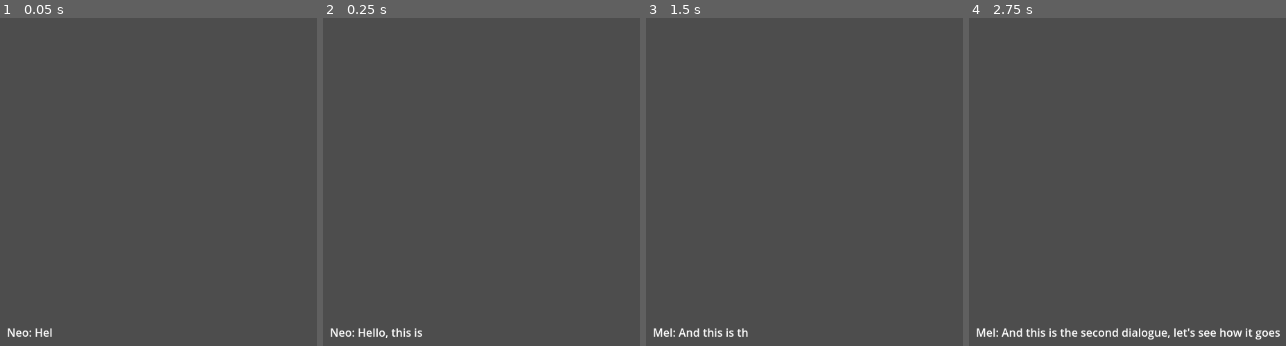
Above: before the commit, frames 1-4 (left to right).
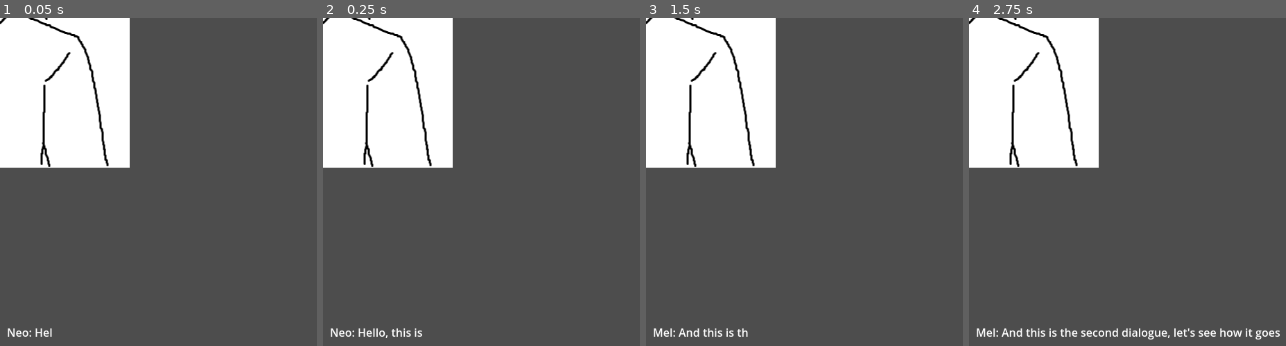
Above: after the commit, the same moments.

Repository: LuisGarrillo/Neo-Mel-vn
Game: Godot game, scene res://scenes/frames/scene_frame.tscn
Same seed, same stepped clock (60 frames per second), same inputs: the game is played once before the commit and once after it. This scene is started directly instead of the project's main scene.
Inputs:
- Up to frame 1 (0.05 s): no input
- Up to frame 2 (0.25 s): no input
- Up to frame 3 (1.5 s): tap Enter at 0.5 s; tap Space (accept) at 0.6, 1.25, 1.35 s
- Up to frame 4 (2.75 s): tap Space (accept) at 2, 2.1 s

The runs differ from the first frame. In frame 1, 19% of the frame differs, in the area x 0-42%, y 0-46%; in frame 2, 19%; in frame 3, 19%; in frame 4, 19%.

Commit message:
Set up character loading

Diff:
--- a/scenes/characters/character.tscn
+++ /dev/null
@@ -1,3 +0,0 @@
-[gd_scene format=3 uid="uid://dq7ka1wbe5eum"]
-
-[node name="Character" type="Node2D"]
--- /dev/null
+++ b/scenes/characters/test_character.tscn
@@ -0,0 +1,8 @@
+[gd_scene load_steps=2 format=3 uid="uid://dq7ka1wbe5eum"]
+
+[ext_resource type="Texture2D" uid="uid://baxlumxvjednn" path="res://assets/sprites/test_character/neo.png" id="1_fr2wn"]
+
+[node name="TestCharacter" type="Node2D"]
+
+[node name="Sprite2D" type="Sprite2D" parent="."]
+texture = ExtResource("1_fr2wn")
--- a/scenes/frames/scene_frame.tscn
+++ b/scenes/frames/scene_frame.tscn
@@ -1,7 +1,8 @@
-[gd_scene load_steps=3 format=3 uid="uid://cp6y2v7dskuwe"]
+[gd_scene load_steps=4 format=3 uid="uid://cp6y2v7dskuwe"]
 
 [ext_resource type="Script" path="res://scripts/managers/dialogue_manager.gd" id="1_dxn2e"]
 [ext_resource type="PackedScene" uid="uid://bwqniv46uwu1n" path="res://scenes/components/text_box.tscn" id="1_y0qln"]
+[ext_resource type="Script" path="res://scripts/characters/character_list.gd" id="3_w2ku7"]
 
 [node name="SceneFrame" type="Node2D"]
 
@@ -11,3 +12,4 @@
 script = ExtResource("1_dxn2e")
 
 [node name="characters" type="Node" parent="."]
+script = ExtResource("3_w2ku7")
--- /dev/null
+++ b/scripts/characters/character.gd
@@ -0,0 +1,11 @@
+extends Node2D
+class_name Character
+@export var id = ""
+var mood = ""
+var is_talking = false
+
+func set_mood(new_mood):
+	if new_mood == mood:
+		return
+
+	mood = new_mood
--- /dev/null
+++ b/scripts/characters/character_list.gd
@@ -0,0 +1,27 @@
+extends Node
+class_name CharactersContainer
+var characters: Dictionary = {}
+var loaded_characters: Dictionary = {}
+
+func preload_characters():
+	for file in DirAccess.get_files_at("res://scenes/characters/"):
+		var file_split = file.split(".")
+		print(file)
+		characters[file_split[0]] = load("res://scenes/characters/" + file)
+
+func load_character(id):
+	if not id in characters.keys():
+		print("CHARACTER LOADER:\nThe character that you're trying to load doesn't exist\n")
+		return
+
+	var character_instance = characters[id].instantiate()
+	add_child(character_instance)
+	loaded_characters[id] = character_instance
+
+func unload_character(id):
+	if not id in characters.keys():
+		print("CHARACTER LOADER:\nThe character that you're trying to unload doesn't exist\n")
+		return
+
+	remove_child(loaded_characters[id])
+	loaded_characters.erase(id)
--- a/scripts/file_handle/scene_loader.gd
+++ b/scripts/file_handle/scene_loader.gd
@@ -36,6 +36,10 @@
 
 		elif (read_mode == "actors"):
 			var actor_data = line.split(":")
-			scene_data["actors"][actor_data[0]] = actor_data[1]
+			scene_data["actors"][actor_data[0]] = {
+				"name": actor_data[1],
+				"file_name": actor_data[2],
+				"position": actor_data[3],
+			}
 
 	return scene_data
--- a/scripts/managers/dialogue_manager.gd
+++ b/scripts/managers/dialogue_manager.gd
@@ -1,6 +1,8 @@
 extends Node
 const SceneLoader = preload("res://scripts/file_handle/scene_loader.gd")
 @onready var text_box: Control = $"../TextBox"
+@onready var characters: CharactersContainer = $"../characters"
+
 
 @onready var data : Dictionary
 signal emotion
@@ -23,6 +25,9 @@
 	var sl = SceneLoader.new()
 	data = sl.get_scene_data(day, scene)
 	scene_lenght = len(data["sequence"])
+	characters.preload_characters()
+	for actor in data["actors"]:
+		characters.load_character(data["actors"][actor]["file_name"])
 	manage_scene()
 
 func _process(_delta: float) -> void:
@@ -38,9 +43,13 @@
 		manage_scene()
 
 func manage_scene():
+	if scene_index == scene_lenght:
+		get_tree().quit()
+		return
+
 	event = data["sequence"][scene_index]
 	if event["action"] == "d":
-			text_box.set_actor(data["actors"][event["actor"]])
+			text_box.set_actor(data["actors"][event["actor"]]["name"])
 			dialogue_lenght = len(event["content"])
 			print(event["content"])
 	elif event["action"] == "e":
Not shown, changed: assets/dialogues/day1/scene1.txt
Binary file added: assets/sprites/test_character/neo.png
Not shown, added: assets/sprites/test_character/neo.png.import
